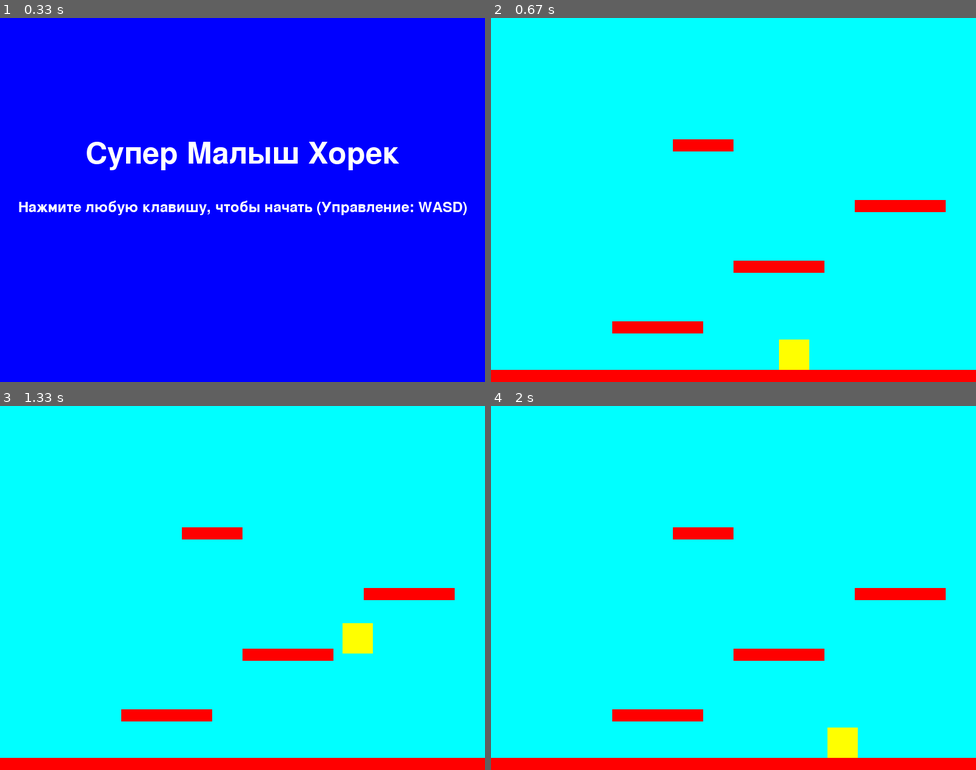
Above: before the commit, frames 1-4 (two rows, left to right).
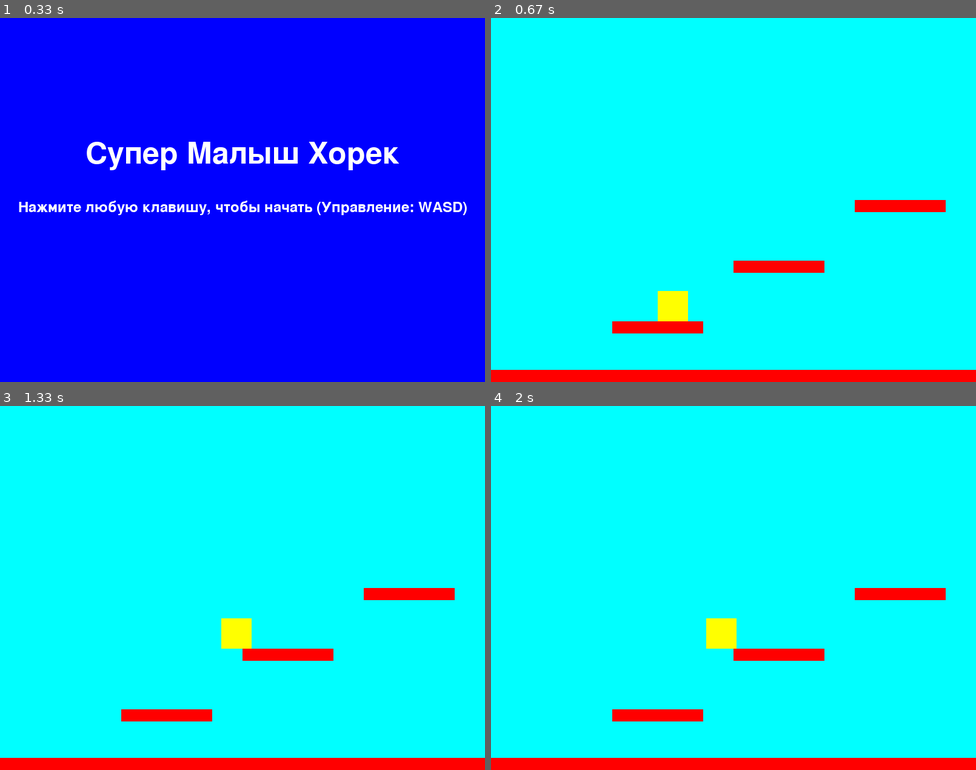
Above: after the commit, the same moments.

Repository: Rinels/PYGAME_PROJECT
Game: pygame game, started from Main.py
Same seed, same stepped clock (60 frames per second), same inputs: the game is played once before the commit and once after it.
Inputs:
- Up to frame 1 (0.33 s): no input
- Up to frame 2 (0.67 s): hold D from 0.33 s (still down)
- Up to frame 3 (1.33 s): release D at 0.8 s; hold W 0.83-1.13 s; hold D from 1.17 s (still down)
- Up to frame 4 (2 s): release D at 1.63 s; hold A from 1.67 s (still down)

Frame 1 is identical in both runs. In frame 2, 1.5% of the frame differs, in the area x 34-66%, y 33-97%; in frame 3, 1.5%; in frame 4, 1.5%.

Commit message:
играюсь с камерой

Diff:
--- a/Main.py
+++ b/Main.py
@@ -1,8 +1,10 @@
 import pygame
 import sys
 
-WIDTH = 800
-HEIGHT = 600
+# Константы
+WIDTH = 800  # Ширина экрана
+HEIGHT = 600  # Высота экрана
+LEVEL_WIDTH = WIDTH * 3  # Ширина уровня (в 3 раза больше экрана)
 FPS = 60
 
 GRAVITY = 0.8
@@ -16,6 +18,8 @@
 BLUE = (0, 0, 255)
 CYAN = (0, 255, 255)
 
+# Инициализация Pygame
+pygame.init()
 screen = pygame.display.set_mode((WIDTH, HEIGHT))
 pygame.display.set_caption("Супер Малыш Хорек")
 clock = pygame.time.Clock()
@@ -27,46 +31,41 @@
         self.image = pygame.Surface((50, 50))
         self.image.fill(YELLOW)
         self.rect = self.image.get_rect()
-        self.rect.center = (WIDTH // 2, HEIGHT - 100)
+        self.rect.center = (WIDTH // 4, HEIGHT - 100)  # Начальная позиция
         self.velocity_y = 0
         self.is_jumping = False
 
     def update(self, keys, platforms):
+        # Движение влево и вправо
         if keys[pygame.K_a]:
             self.rect.x -= PLAYER_SPEED
         if keys[pygame.K_d]:
             self.rect.x += PLAYER_SPEED
 
+        # Гравитация
         self.velocity_y += GRAVITY
         self.rect.y += self.velocity_y
 
+        # Коллизия с платформами
         for platform in platforms:
             if self.rect.colliderect(platform.rect) and self.velocity_y > 0:
                 self.rect.bottom = platform.rect.top
                 self.velocity_y = 0
                 self.is_jumping = False
 
+        # Прыжок
         if keys[pygame.K_w] and not self.is_jumping:
             self.velocity_y = JUMP_STRENGTH
             self.is_jumping = True
 
+        # Ограничение движения по краям уровня
         if self.rect.left < 0:
             self.rect.left = 0
-        if self.rect.right > WIDTH:
-            self.rect.right = WIDTH
+        if self.rect.right > LEVEL_WIDTH:
+            self.rect.right = LEVEL_WIDTH
         if self.rect.bottom > HEIGHT:
             self.rect.bottom = HEIGHT
             self.is_jumping = False
-
-
-class Princess(pygame.sprite.Sprite):
-    def __init__(self):
-        super().__init__()
-
-
-class Fungus(pygame.sprite.Sprite):
-    def __init__(self):
-        super().__init__()
 
 
 class Platform(pygame.sprite.Sprite):
@@ -86,12 +85,22 @@
         self.Ferret = BabyFerret()
         self.all_sprites.add(self.Ferret)
 
+        # Создание платформ
         level_layout = [
-            (0, HEIGHT - 20, WIDTH, 20),
+            # Стартовая зона
+            (0, HEIGHT - 20, LEVEL_WIDTH, 20),  # Земля
             (200, 500, 150, 20),
             (400, 400, 150, 20),
             (600, 300, 150, 20),
-            (300, 200, 100, 20)
+
+            # Зона с препятствиями
+            (800, 500, 150, 20),
+            (1000, 400, 150, 20),
+            (1200, 300, 150, 20),
+
+            # Финал
+            (1400, 200, 150, 20),
+            (1600, 100, 150, 20),
         ]
 
         for x, y, width, height in level_layout:
@@ -101,6 +110,8 @@
 
     def run(self):
         running = True
+        camera_x = 0  # Смещение камеры
+
         while running:
             for event in pygame.event.get():
                 if event.type == pygame.QUIT:
@@ -108,26 +119,21 @@
 
             keys = pygame.key.get_pressed()
 
+            # Обновление спрайтов
             self.Ferret.update(keys, self.platforms)
+
+            # Камера следует за игроком
+            if self.Ferret.rect.x > WIDTH * 0.6:
+                camera_x = self.Ferret.rect.x - WIDTH * 0.6
+
+            # Отрисовка
             screen.fill(CYAN)
-            self.all_sprites.draw(screen)
+            for sprite in self.all_sprites:
+                screen.blit(sprite.image, (sprite.rect.x - camera_x, sprite.rect.y))
             pygame.display.flip()
             clock.tick(FPS)
 
-
-class SecondLevel(pygame.sprite.Sprite):
-    def __init__(self):
-        super().__init__()
-
-
-class FinalLevel(pygame.sprite.Sprite):
-    def __init__(self):
-        super().__init__()
-
-
-if __name__ == "__main__":
-
-    def start_screen():
+    def start_screen(self):
         screen.fill(BLUE)
         font = pygame.font.Font(None, 74)
         text = font.render("Супер Малыш Хорек", True, WHITE)
@@ -149,9 +155,10 @@
                     waiting = False
 
 
-    pygame.init()
-    start_screen()
+
+if __name__ == "__main__":
     level = FirstLevel()
+    level.start_screen()
     level.run()
     pygame.quit()
     sys.exit()
